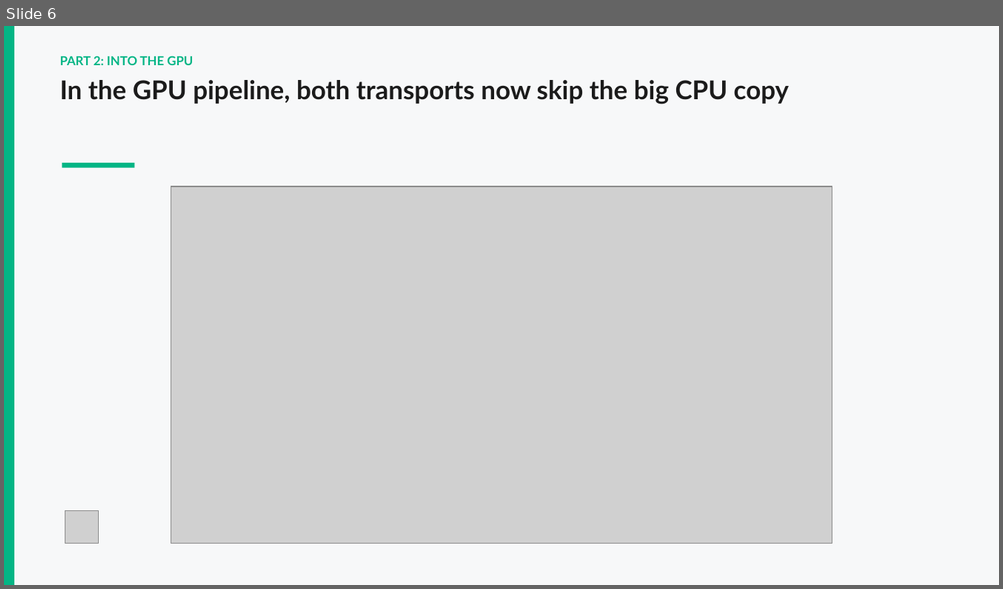
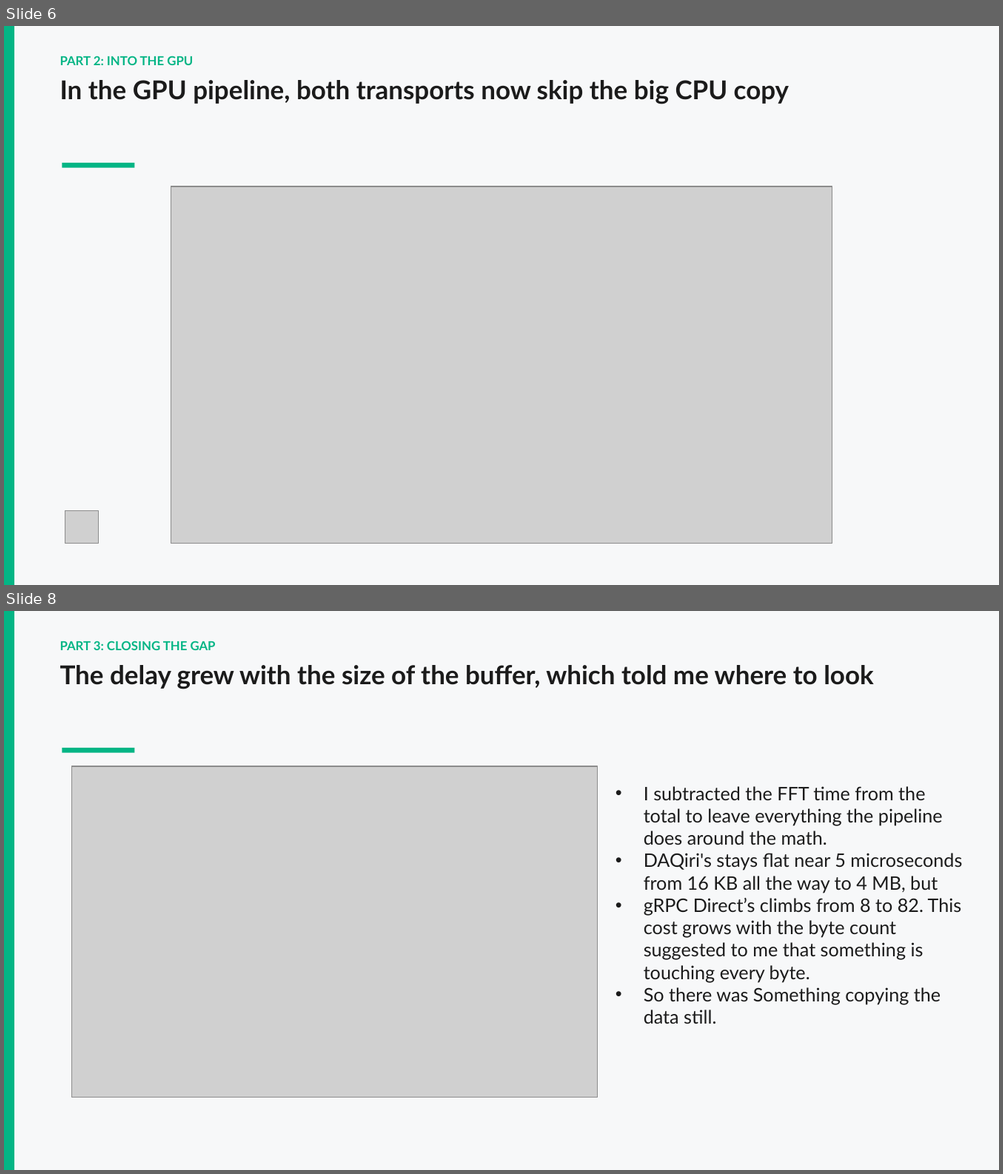
Before and after one commit to dvthomas01/DAQIRI_v_GRPC, a slide deck: presentation/Intern_showcase_Dami.pptx. Shown one above the other, each under a label of ours: slide 6 before the commit, slides 6 and 8 after it; the slides between them are not shown. The pictures are 1003x589 and 1003x1174 pixels, drawn with LibreOffice and Linux fonts; fonts in the diff are those of the drawing; grey boxes stand for pictures. Boxes give left, top, right and bottom in pixels: in the first picture for what was removed or moved away, otherwise in the second. Text is boxed around its words. In the diff, an @@ line names an element or a change of style, - is before the commit and + after.

```diff
--- a/presentation/Intern_showcase_Dami.pptx
+++ b/presentation/Intern_showcase_Dami.pptx
@@ slide 8 added at (4,611,999,1170), background #F7F8F9 @@
@@ rectangle added at (4,611,14,1170), fill #03B585 @@
@@ text added at (60,641,216,650), 12 pt, text #03B585, bold @@
+PART 3: CLOSING THE GAP
@@ text added at (60,665,874,689), 25 pt, text #1B1B1B, bold @@
+The delay grew with the size of the buffer, which told me where to look
@@ rectangle added at (62,748,134,753), fill #03B585 @@
@@ picture added at (72,766,598,1097) @@
@@ text added at (643,786,962,1024), 18 pt, text #1B1B1B @@
+• I subtracted the FFT time from the total to leave everything the pipeline does around the math.
+• DAQiri's stays flat near 5 microseconds from 16 KB all the way to 4 MB, but
+• gRPC Direct’s climbs from 8 to 82. This cost grows with the byte count suggested to me that something is touching every byte.
+• So there was Something copying the data still.
```
Also in this commit, not shown: 6 slides changed, 5 other slides added, 2 slides removed, 7 other files.
